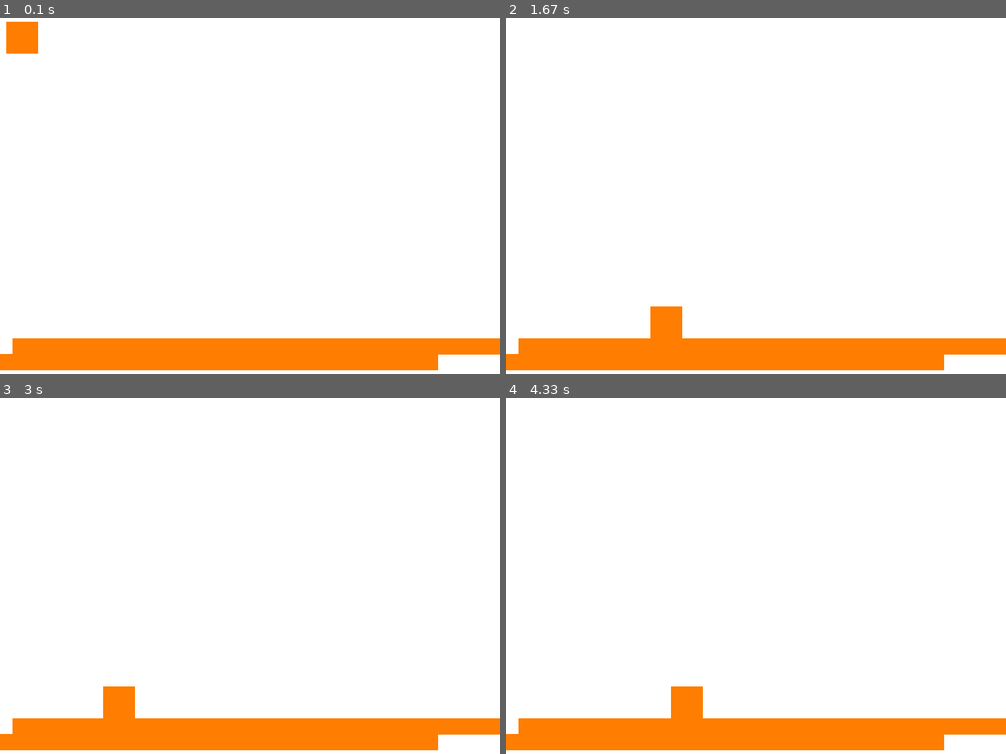
Above: before the commit, frames 1-4 (two rows, left to right).
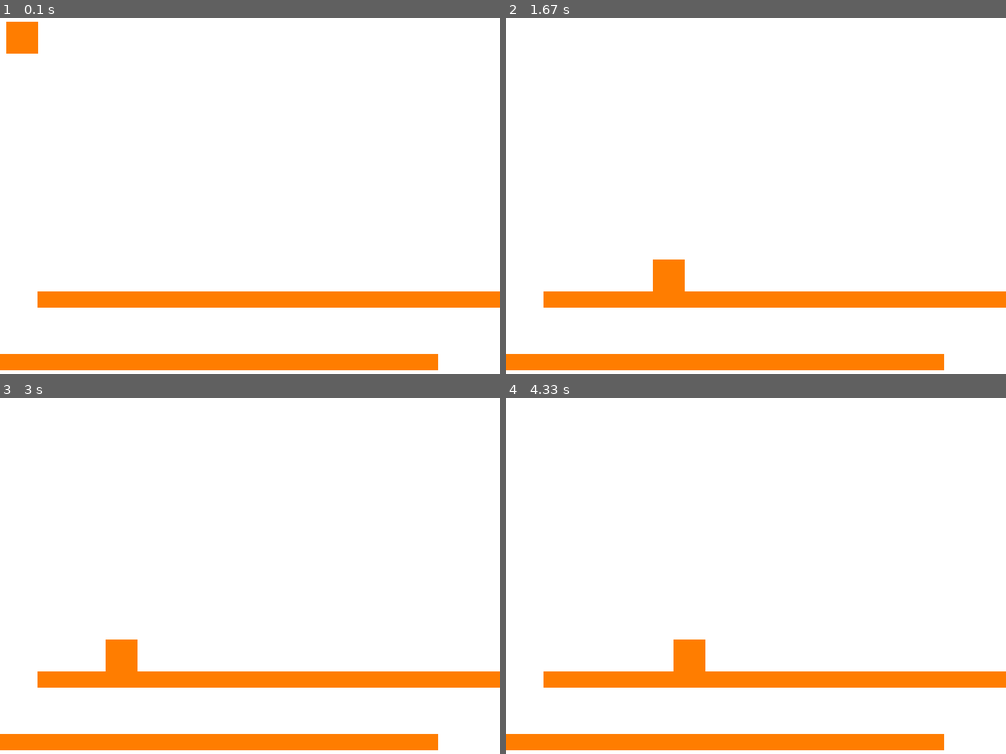
Above: after the commit, the same moments.

Repository: NeoZett-School/Python-Rectangle
Game: pygame game, started from collision_test.py
Two runs of this game, one before a commit and one after it. Both use one fixed random seed, a clock stepped at 60 frames per second and the inputs below.
Inputs:
- Up to frame 1 (0.1 s): no input
- Up to frame 2 (1.67 s): hold D 0.33-0.8 s; hold D 0.83-1.3 s; hold A from 1.33 s (still down)
- Up to frame 3 (3 s): release A at 1.87 s; hold A 1.9-2.3 s; hold D 2.33-2.97 s
- Up to frame 4 (4.33 s): hold A 3-3.47 s; hold D 3.5-3.97 s; hold D from 4 s (still down)

The runs differ from the first frame. In frame 1, 8.5% of the frame differs, in the area x 2-100%, y 76-95%; in frame 2, 9.6%, in the area x 2-100%, y 67-95%; in frame 3, 9.6%; in frame 4, 9.6%.

Commit message:
I improved the second box in the example.

Diff:
--- a/collision_test.py
+++ b/collision_test.py
@@ -32,7 +32,7 @@
 grid.add_object(box1)
 box2 = rtngle_phys.Box(
     surface = screen,
-    rect = Rect(20, HEIGHT-70, WIDTH-20, 25),
+    rect = Rect(60, HEIGHT-145, WIDTH-60, 25),
     color = ORANGE,
 )
 grid.add_object(box2)
